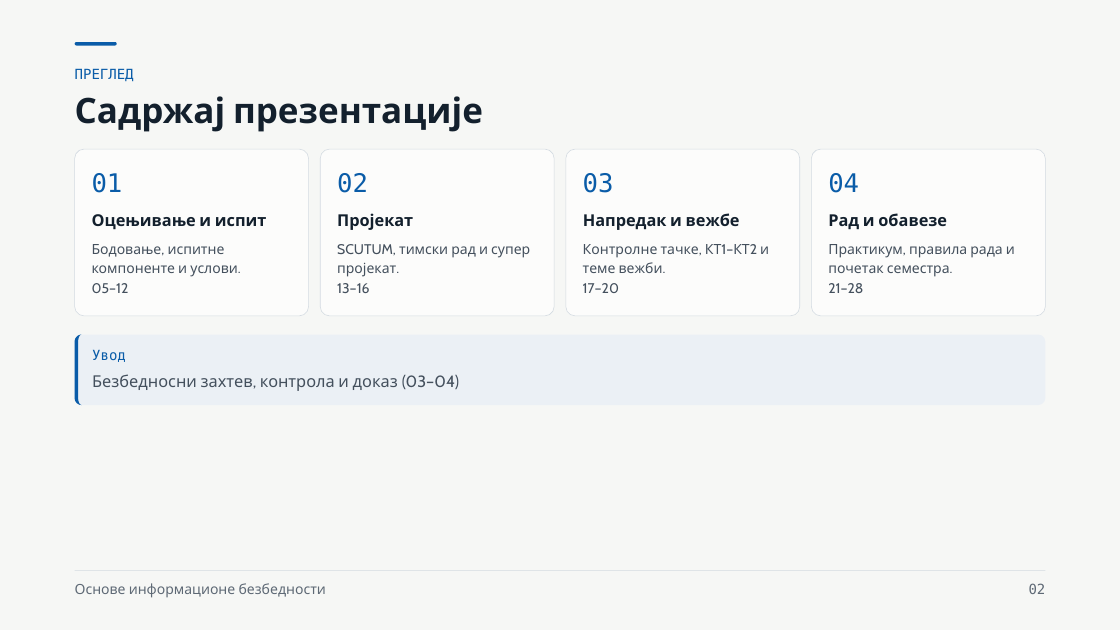
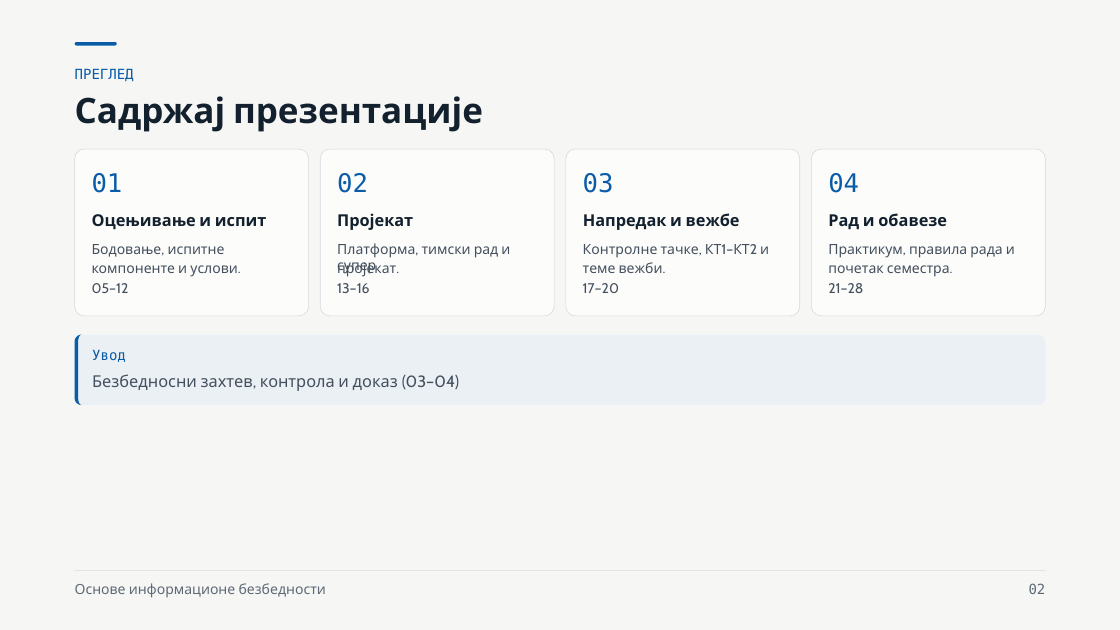
Before and after one commit to owlCoder/ftn-nastavni-portal, a slide deck: slide 2 of public/downloads/oib-prezentacije/00_Osnovne_informacije.pptx. Drawn at 1120x630 pixels with LibreOffice and Linux fonts; fonts in the diff are those of the drawing. Boxes give left, top, right and bottom in pixels: in the first picture for what was removed or moved away, otherwise in the second. Text is boxed around its words. In the diff, an @@ line names an element or a change of style, - is before the commit and + after.

```diff
--- a/public/downloads/oib-prezentacije/00_Osnovne_informacije.pptx
+++ b/public/downloads/oib-prezentacije/00_Osnovne_informacije.pptx
@@ text at bbox=[337, 243, 510, 275]: text changed @@
-SCUTUM, тимски рад и супер
+Платформа, тимски рад и супер
```
Also in this commit, not shown: 5 other slides changed, 32 other files.
